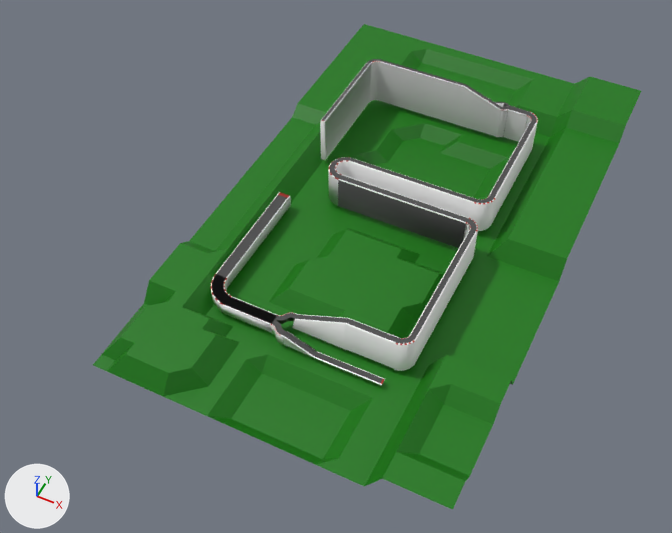
Two versions of the Blender file Tracks/npn_active.blend, one commit apart.
Camera for both pictures: a camera (50 mm lens) standing at (436.0, -1118.0, 1172.0) and looking at (-61.0, -124.0, -72.0). Every picture has the same lights, and +X, +Y and +Z are marked at lower left.

In view in the first picture: 'Ground', 'Track'.
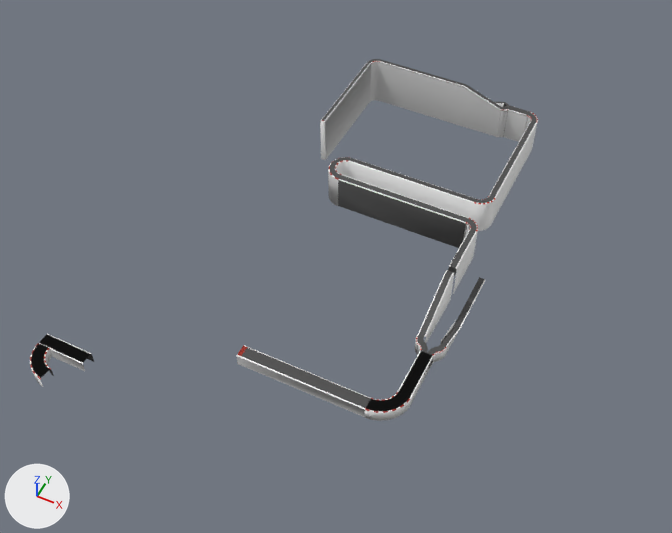
Commit message: updating track

Where the change shows, as pixel boxes [x1, y1, x2, y2] in the pictures (672 x 533 px; the box of a moved part takes in the faces that stretch with it):
'Ground', hidden (green)
    before: [93, 24, 641, 510]
'Track', reshaped
    before: [211, 59, 538, 385]
    after: [237, 59, 538, 421]
'Track.002', added
    after: [39, 334, 94, 371]
'Track.001', added (black)
    after: [30, 343, 54, 387]
part 1 of me_plane, added
    after: [237, 270, 485, 421]
part 2 of me_plane, moved or reshaped
    before: [211, 192, 477, 385]
    after: [448, 250, 466, 294]

Edits to the bpy script that builds the scene:
```text
Change me_plane:
    used by ob_track; location = (0.0, 0.0, 0.0); scale = (4.53, 5.66, 4.53)
    remove me_plane.from_pydata(...)  # 5524 vertices, 4267 faces, 2 loose edges; spans x -73.0..64.0, y -76.0..84.0, z -11.0..12.0
    add me_plane.from_pydata(...)  # 7242 vertices, 4000 faces, 1 loose edge; spans x -73.0..64.0, y -76.0..84.0, z -11.0..12.0
    me_plane part 1: a new loose piece of 2022 vertices spanning x -21.0..43.0, y -72.0..-11.0, z -9.0..6.0, in mat_material (picture img_imphenziapalette01_256_gradient_png_001)
    me_plane part 2: 9 vertices moved within x -17.0..32.0, y -58.0..-49.0, z -9.0..-4.0; 2326 vertices removed from x -48.0..35.0, y -60.0..-9.0, z -9.0..6.0; 2022 vertices added at x -22.0..43.0, y -75.0..-15.0, z -9.0..6.0
Add me_plane_003:
    me_plane_003.from_pydata(...)  # 72 vertices, 32 faces; spans x -89.9..-48.0, y -91.0..-58.0, z -14.7..-9.3
    me_plane_003.polygons.foreach_set('use_smooth', [True] * 32)
    me_plane_003.materials.append(mat_material)  # picture img_imphenziapalette01_256_gradient_png_001
Add me_plane_001:
    me_plane_001.from_pydata(...)  # 569 vertices, 525 faces; spans x -85.14..-73.99, y -103.21..-93.69, z -6.81..-1.82
    me_plane_001.polygons.foreach_set('use_smooth', [True] * 525)
    me_plane_001.materials.append(mat_material)  # picture img_imphenziapalette01_256_gradient_png_001
Change ob_ground:
    add ob_ground.hide_set(True)
Add ob_track_002:
    ob_track_002 = bpy.data.objects.new('Track.002', me_plane_003)
    ob_track_002.location = (0.0, 0.0, 0.0)
    ob_track_002.scale = (4.53, 5.66, 4.53)
Add ob_track_001:
    ob_track_001 = bpy.data.objects.new('Track.001', me_plane_001)
    ob_track_001.location = (0.0, 0.0, 0.0)
    ob_track_001.scale = (4.53, 5.66, 4.53)
```
